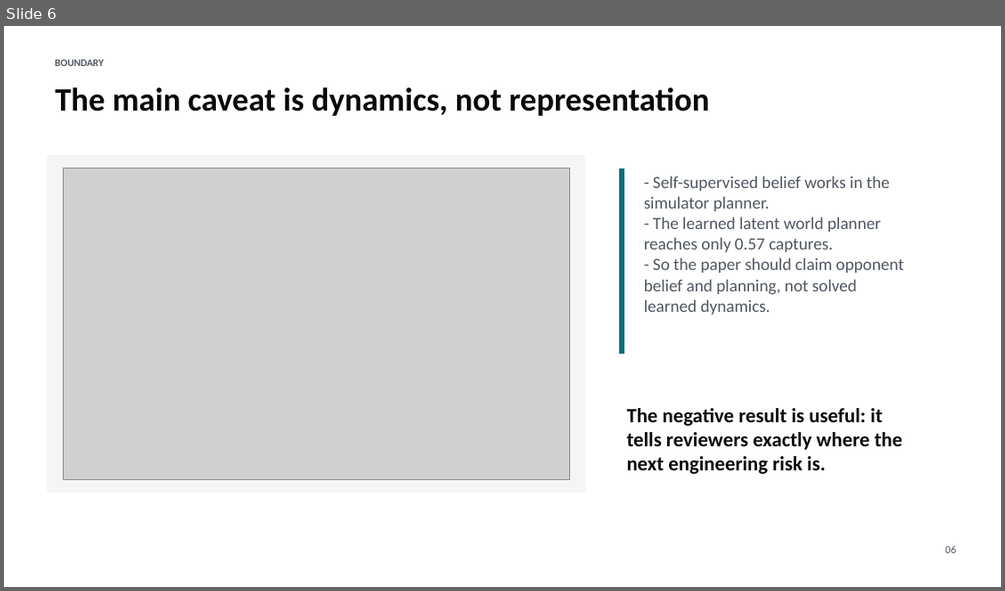
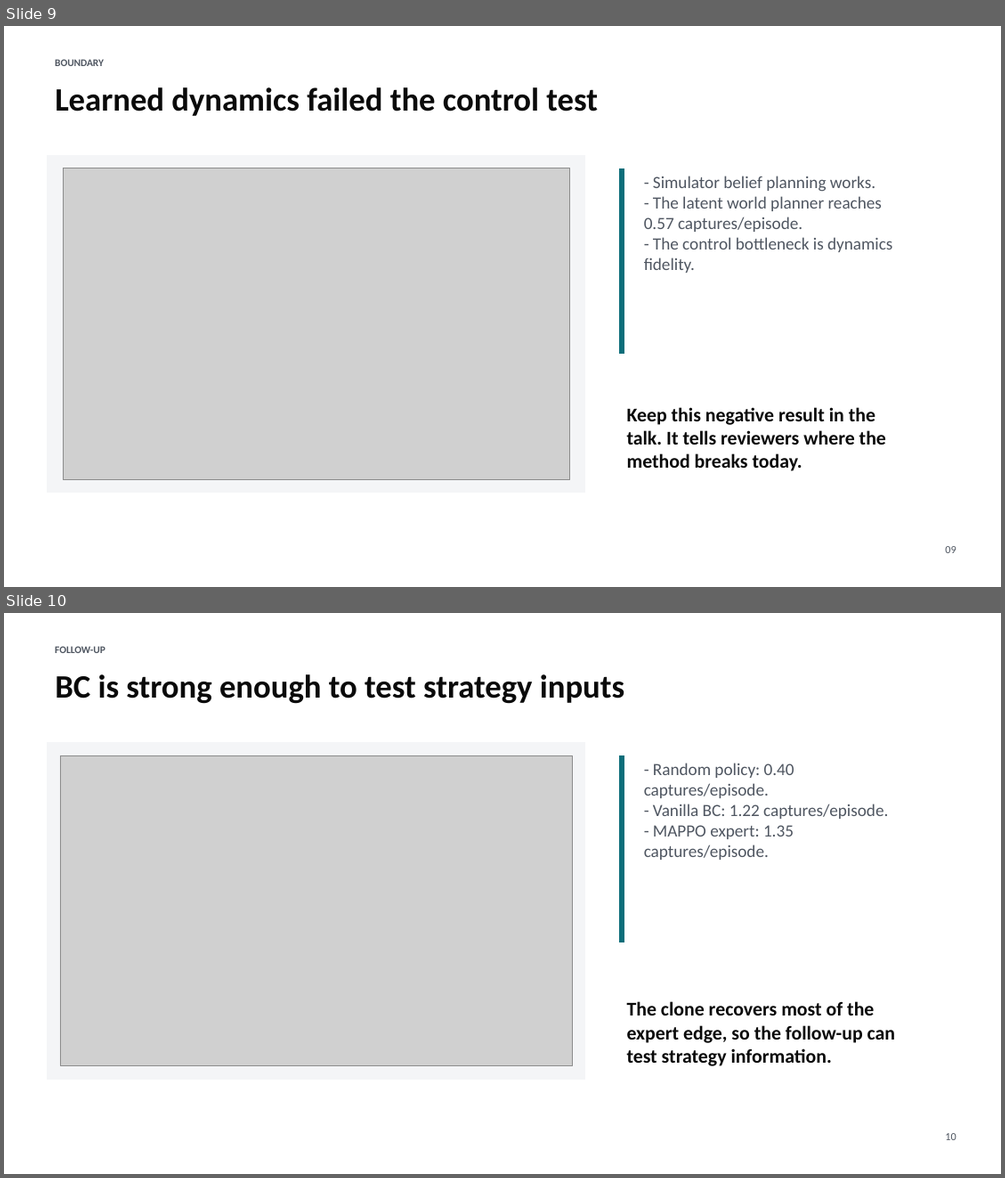
Before and after one commit to rlogger/marl-opp-aware, a slide deck: marl_opp_aware_results.pptx. Shown one above the other, each under a label of ours: slide 6 before the commit, slides 9 and 10 after it. The pictures are 1005x591 and 1005x1178 pixels, drawn with LibreOffice and Linux fonts; fonts in the diff are those of the drawing; grey boxes stand for pictures. Boxes give left, top, right and bottom in pixels: in the first picture for what was removed or moved away, otherwise in the second. Text is boxed around its words. In the diff, an @@ line names an element or a change of style, - is before the commit and + after.

```diff
--- a/marl_opp_aware_results.pptx
+++ b/marl_opp_aware_results.pptx
@@ slide 10 added at (x1=4, y1=613, x2=1001, y2=1174), background #FFFFFF @@
@@ text added at (x1=55, y1=646, x2=105, y2=653), 9.8 pt, text #4F5661, bold @@
+FOLLOW-UP
@@ text added at (x1=55, y1=674, x2=624, y2=704), 31.5 pt, text #0A0A0A, bold @@
+BC is strong enough to test strategy inputs
@@ rectangle added at (x1=48, y1=742, x2=585, y2=1078), fill #F4F5F7, outline #F4F5F7 0 pt @@
@@ picture added at (x1=60, y1=755, x2=573, y2=1065) @@
@@ rectangle added at (x1=619, y1=756, x2=624, y2=942), fill #0D6E7A, outline #0D6E7A 0 pt @@
@@ text added at (x1=644, y1=763, x2=888, y2=860), 16.5 pt, text #4F5661 @@
+- Random policy: 0.40 captures/episode.
+- Vanilla BC: 1.22 captures/episode.
+- MAPPO expert: 1.35 captures/episode.
@@ text added at (x1=627, y1=1001, x2=895, y2=1062), 18.8 pt, text #0A0A0A, bold @@
+The clone recovers most of the expert edge, so the follow-up can test strategy information.
@@ text added at (x1=945, y1=1133, x2=955, y2=1140), 10.5 pt, text #4F5661 @@
+10
@@ what was slide 6 is now slide 9 @@
@@ slide 9 changed as well @@
@@ text at (x1=55, y1=87, x2=598, y2=116): text changed @@
-The main caveat is dynamics, not representation
+Learned dynamics failed the control test
@@ text at (x1=644, y1=176, x2=892, y2=273): text changed @@
-- Self-supervised belief works in the simulator planner.
-- The learned latent world planner reaches only 0.57 captures.
-- So the paper should claim opponent belief and planning, not solved learned dynamics.
+- Simulator belief planning works.
+- The latent world planner reaches 0.57 captures/episode.
+- The control bottleneck is dynamics fidelity.
@@ text at (x1=627, y1=407, x2=886, y2=471): text changed; size 19.5 to 18.8 pt @@
-The negative result is useful: it tells reviewers exactly where the next engineering risk is.
+Keep this negative result in the talk. It tells reviewers where the method breaks today.
@@ text at (x1=945, y1=546, x2=955, y2=553): text changed @@
-06
+09
```
Also in this commit, not shown: 3 other slides changed, 8 other slides added, 4 slides removed, 4 other files.
